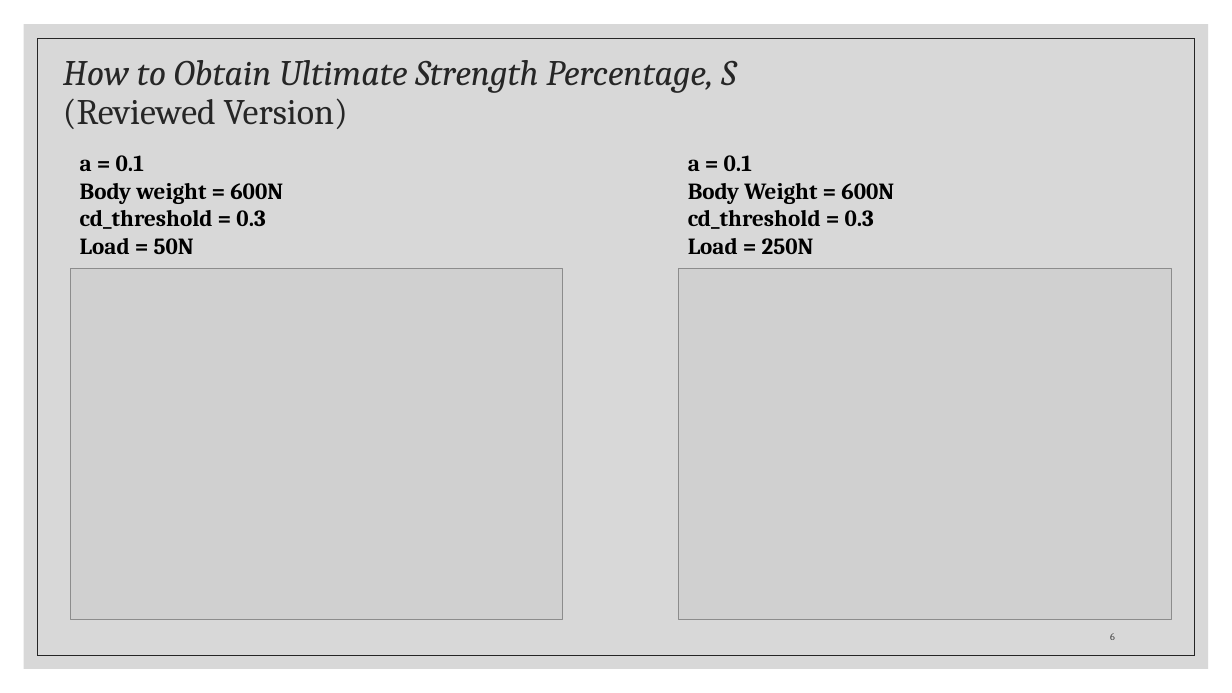
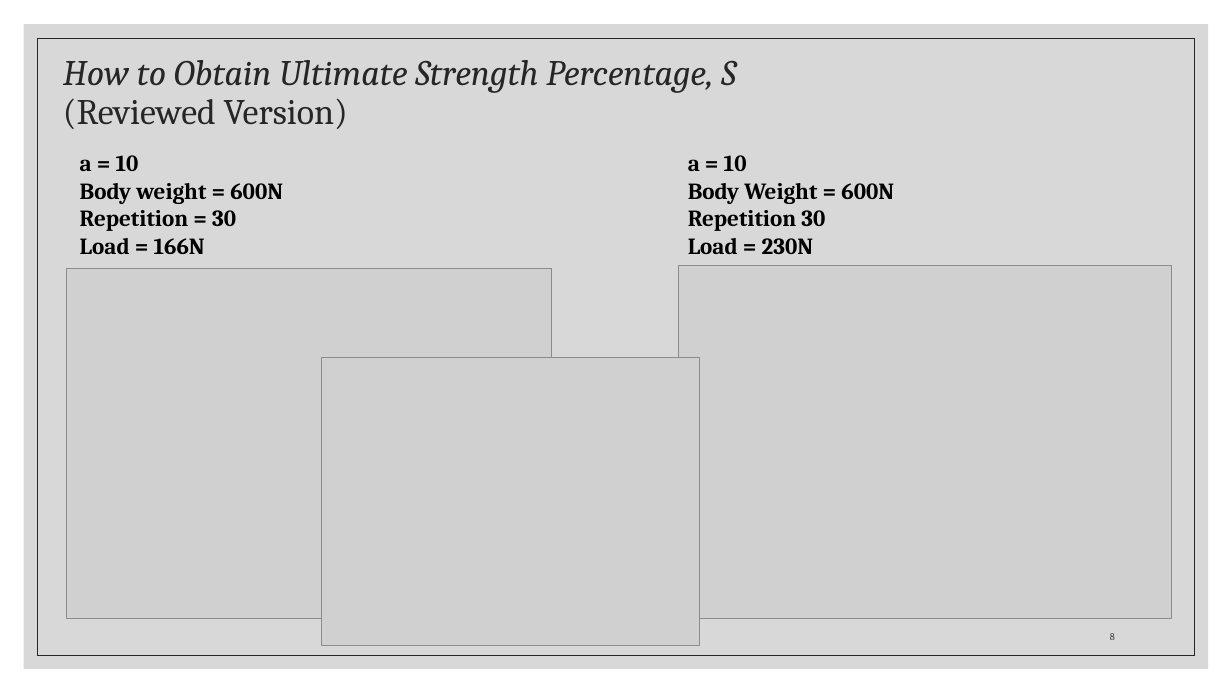
Before and after one commit to Albertlor/URECA, a slide deck: slide 8 of Meeting_Materials/Ergonomics Semester 2 Week 9.pptx (slide 6 before the commit). Drawn at 1232x693 pixels with LibreOffice and Linux fonts; fonts in the diff are those of the drawing; grey boxes stand for pictures. Boxes give left, top, right and bottom in pixels: in the first picture for what was removed or moved away, otherwise in the second. Text is boxed around its words. In the diff, an @@ line names an element or a change of style, - is before the commit and + after.

```diff
--- a/Meeting_Materials/Ergonomics Semester 2 Week 9.pptx
+++ b/Meeting_Materials/Ergonomics Semester 2 Week 9.pptx
@@ text at <box>80,155,139,171</box>: text changed @@
-a = 0.1
+a = 10
@@ text at <box>688,155,747,171</box>: text changed @@
-a = 0.1
+a = 10
@@ text at <box>80,210,236,254</box>: text changed @@
-cd_threshold = 0.3
-Load = 50N
+Repetition = 30
+Load = 166N
@@ text at <box>688,210,825,254</box>: text changed @@
-cd_threshold = 0.3
-Load = 250N
+Repetition 30
+Load = 230N
@@ picture: place and size @@
-picture at <box>70,268,562,619</box>
+picture at <box>67,269,551,619</box>
@@ picture added at <box>322,358,700,645</box> @@
@@ page number at <box>1110,633,1115,640</box>: text changed @@
-6
+8
```
Also in this commit, not shown: 4 other slides changed, 2 slides added, 30 other files.
